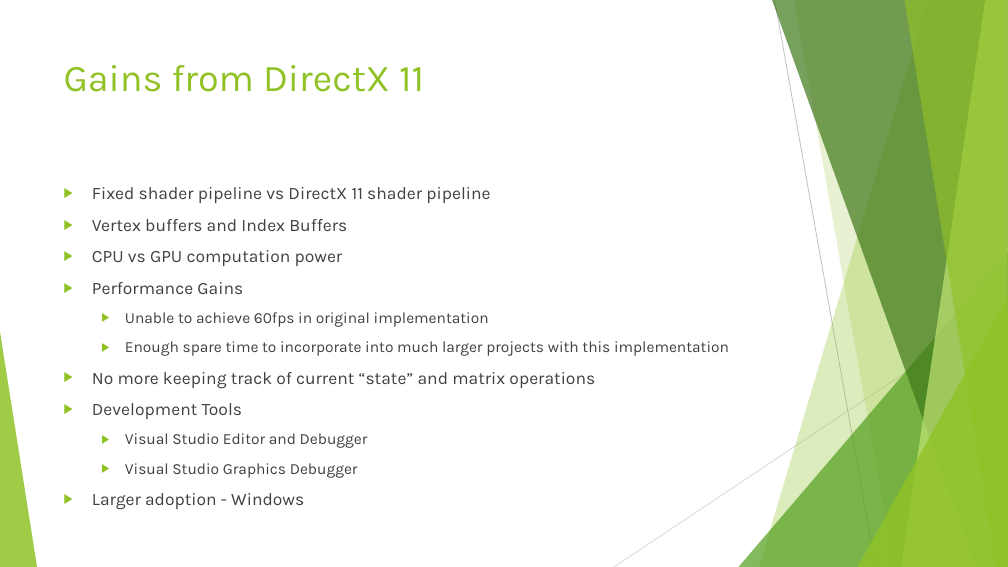
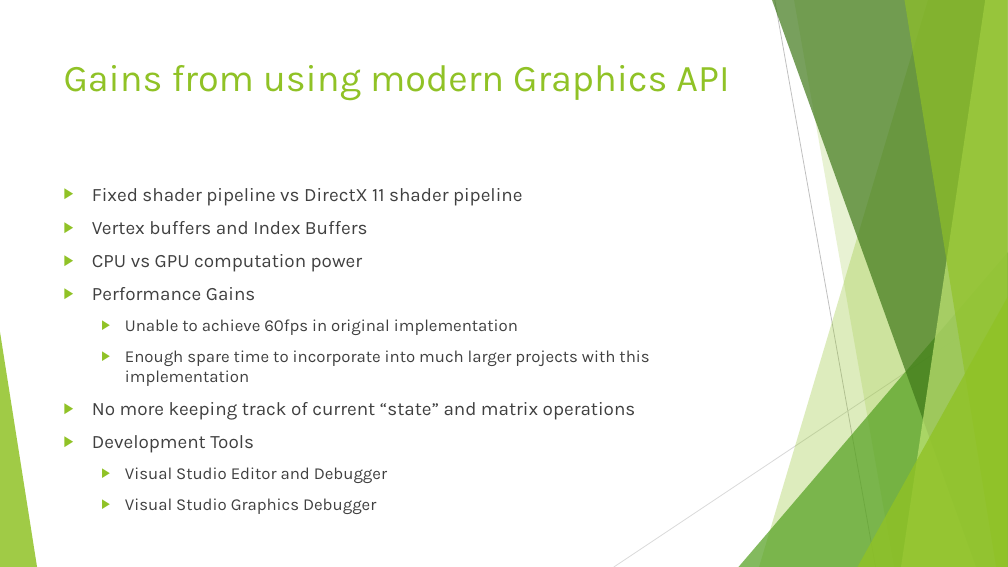
Before and after one commit to KarteekKumarM/MountainTerrain, a slide deck: slide 25 of docs/Presentation.pptx. Drawn at 1008x567 pixels with LibreOffice and Linux fonts; fonts in the diff are those of the drawing. Boxes give left, top, right and bottom in pixels: in the first picture for what was removed or moved away, otherwise in the second. Text is boxed around its words. In the diff, an @@ line names an element or a change of style, - is before the commit and + after.

```diff
--- a/docs/Presentation.pptx
+++ b/docs/Presentation.pptx
@@ title at bbox=[64, 65, 729, 101]: text changed @@
-Gains from DirectX 11
+Gains from using modern Graphics API
@@ text "Fixed shader pipeline vs DirectX ..." at bbox=[92, 188, 649, 510]: size 16.6 to 18 pt in "Fixed shader pipeline vs DirectX 11 shader ...", "Vertex buffers and Index Buffers", "CPU vs GPU computation power", "Performance Gains" and 2 more places; size 14.8 to 16 pt in "Unable to achieve 60fps in original implementation", "Enough spare time to incorporate into much ...", "Visual Studio Editor and Debugger", "Visual Studio Graphics Debugger" @@
@@ text at bbox=[92, 493, 304, 510]: paragraph removed @@
-▶ Larger adoption - Windows
```
Also in this commit, not shown: 5 other slides changed, 4 other files.
